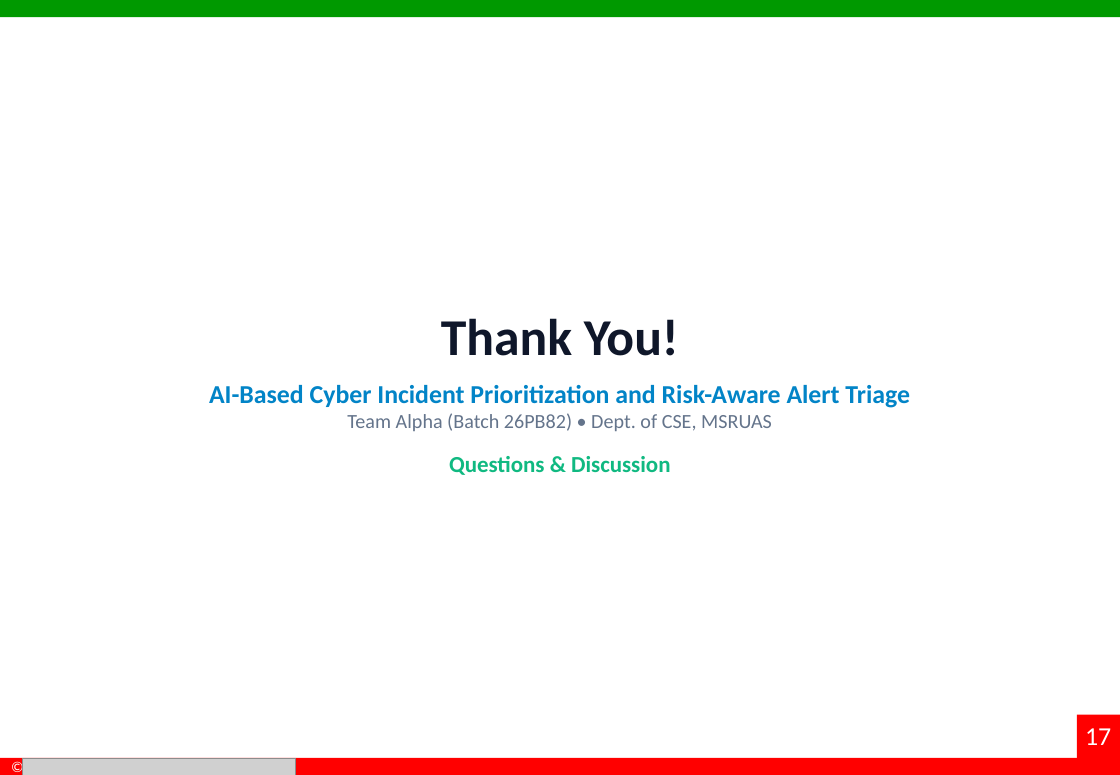
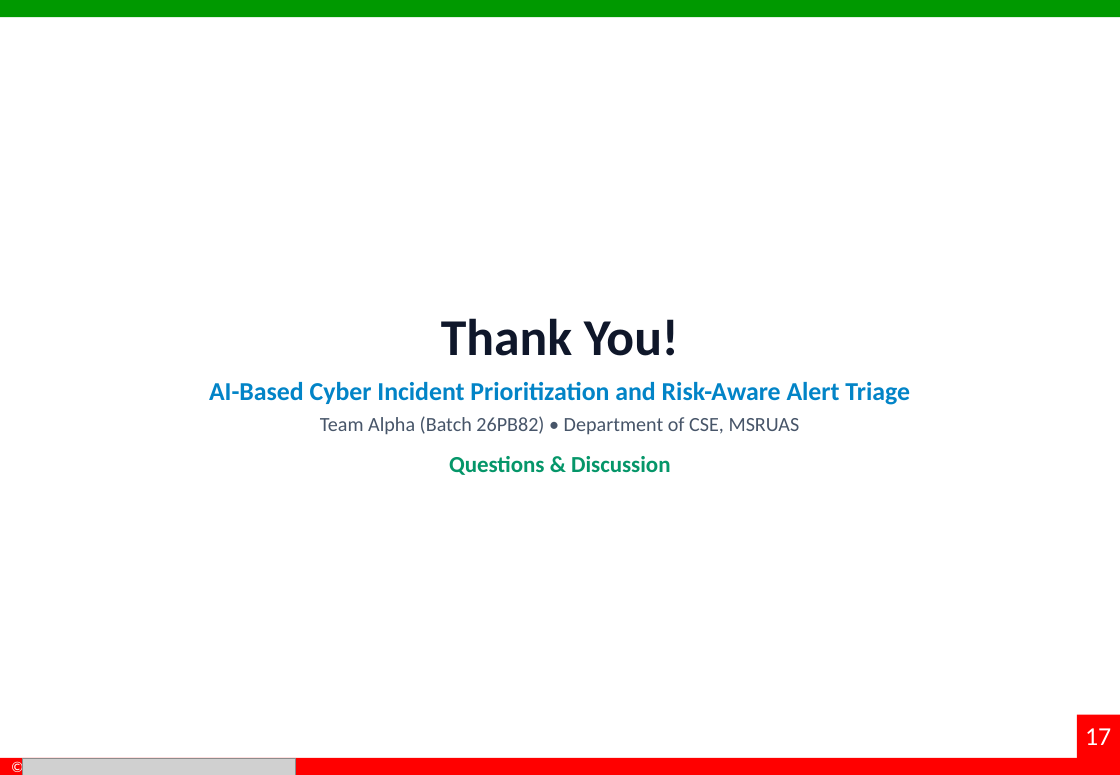
Before and after one commit to Alchemist-2905/Alert-triage, a slide deck: slide 17 of docs/Interim_Project_Presentation_TeamAlpha.pptx. Drawn at 1120x775 pixels with LibreOffice and Linux fonts; fonts in the diff are those of the drawing; grey boxes stand for pictures; background and template pictures are left out. Boxes give left, top, right and bottom in pixels: in the first picture for what was removed or moved away, otherwise in the second. Text is boxed around its words. In the diff, an @@ line names an element or a change of style, - is before the commit and + after.

Commit message:
docs: standardize all presentation fonts to Calibri with strict hierarchy

```diff
--- a/docs/Interim_Project_Presentation_TeamAlpha.pptx
+++ b/docs/Interim_Project_Presentation_TeamAlpha.pptx
@@ title at (209,318,910,475): text colour #10B981 to #059669 in "Questions & Discussion"; more space between paragraphs; less space between paragraphs @@
@@ title at (320,416,800,435): text changed; text colour #64748B to #475569 @@
-Team Alpha (Batch 26PB82) • Dept. of CSE, MSRUAS
+Team Alpha (Batch 26PB82) • Department of CSE, MSRUAS
```
Also in this commit, not shown: 16 other slides changed.
